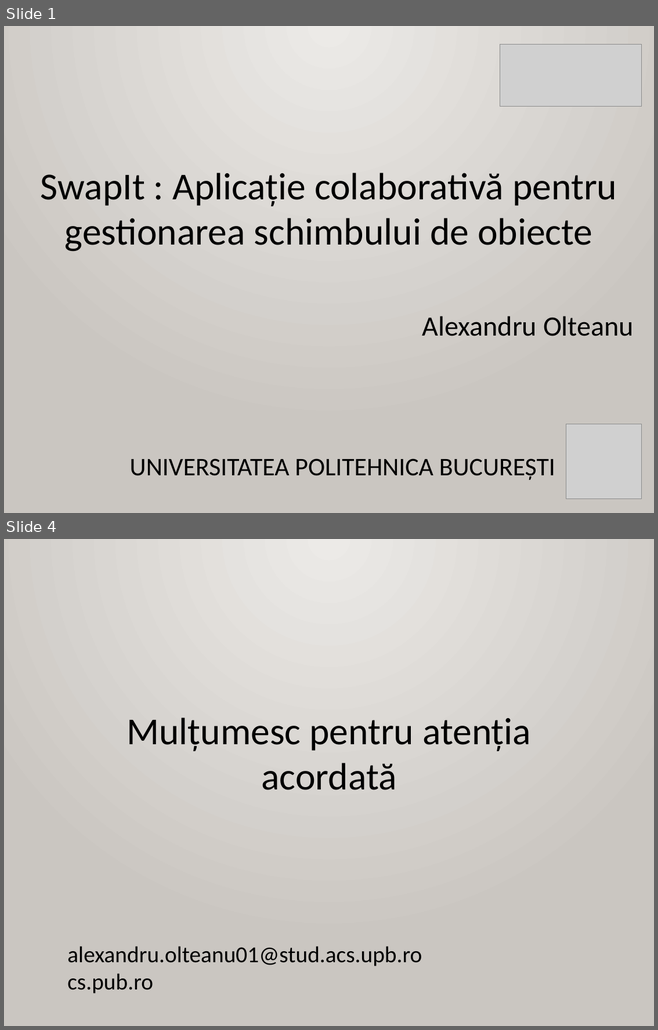
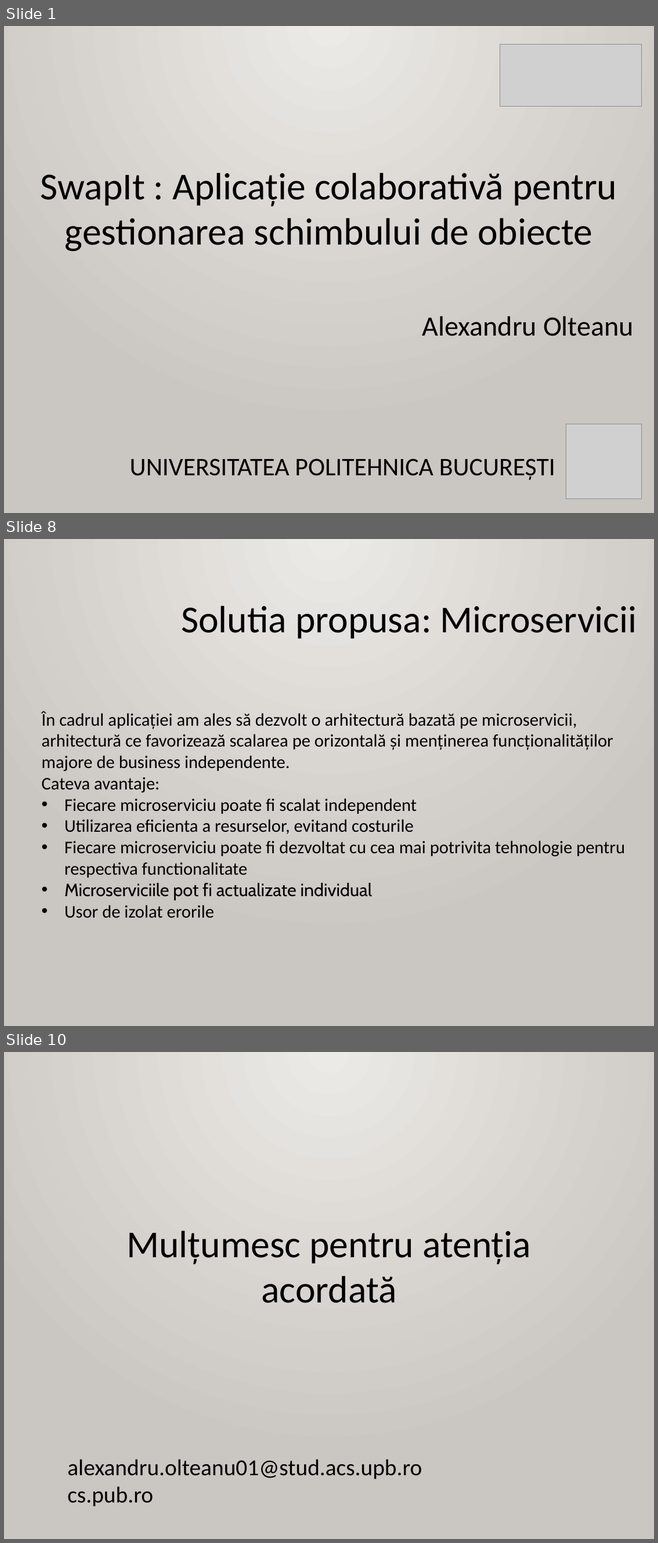
Before and after one commit to AlexandruOlteanu/SwapIt, a slide deck: files/documentation/presentation/Final_Presentation_Alexandru_Olteanu.pptx. Shown one above the other, each under a label of ours: slides 1 and 4 before the commit, slides 1, 8 and 10 after it; the slides between them are not shown. The pictures are 658x1030 and 658x1543 pixels, drawn with LibreOffice and Linux fonts; fonts in the diff are those of the drawing; grey boxes stand for pictures. Boxes give left, top, right and bottom in pixels: in the first picture for what was removed or moved away, otherwise in the second. Text is boxed around its words. In the diff, an @@ line names an element or a change of style, - is before the commit and + after.

```diff
--- a/files/documentation/presentation/Final_Presentation_Alexandru_Olteanu.pptx
+++ b/files/documentation/presentation/Final_Presentation_Alexandru_Olteanu.pptx
@@ slide 8 added at [4,539,654,1026], background gradient #ECEAE7 to #CAC7C1 @@
@@ text added at [181,606,636,639], 60 pt, text #000000 @@
+Solutia propusa: Microservicii
@@ text added at [42,711,625,918], 28 pt, text #000000 @@
+În cadrul aplicației am ales să dezvolt o arhitectură bazată pe microservicii, arhitectură ce favorizează scalarea pe orizontală și menținerea funcționalităților majore de business independente.
+Cateva avantaje:
+• Fiecare microserviciu poate fi scalat independent
+• Utilizarea eficienta a resurselor, evitand costurile
+• Fiecare microserviciu poate fi dezvoltat cu cea mai potrivita tehnologie pentru respectiva functionalitate
+• Microserviciile pot fi actualizate individual
+• Usor de izolat erorile
@@ what was slide 4 is now slide 10 @@
```
Also in this commit, not shown: 2 slides changed, 5 other slides added, 2 other files.
